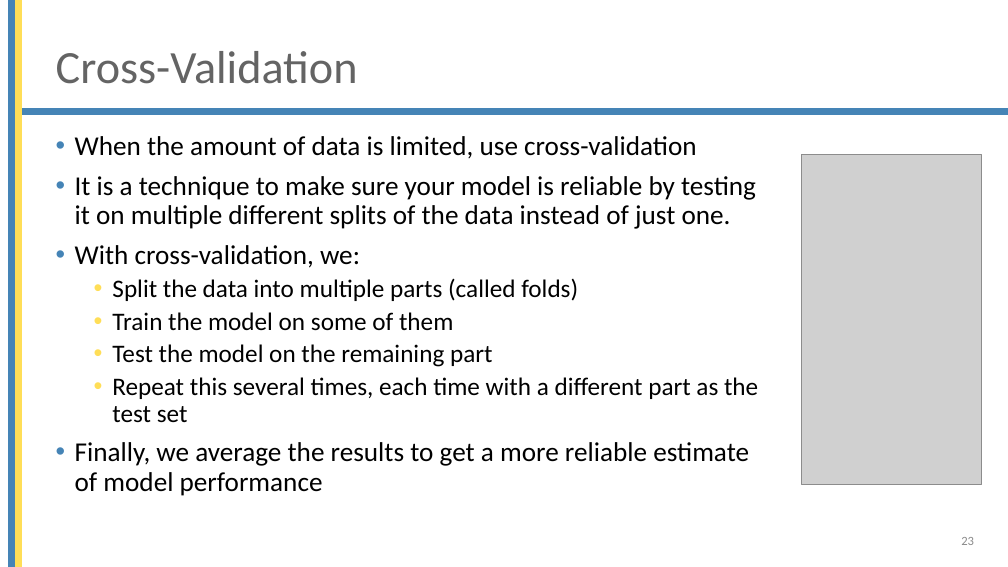
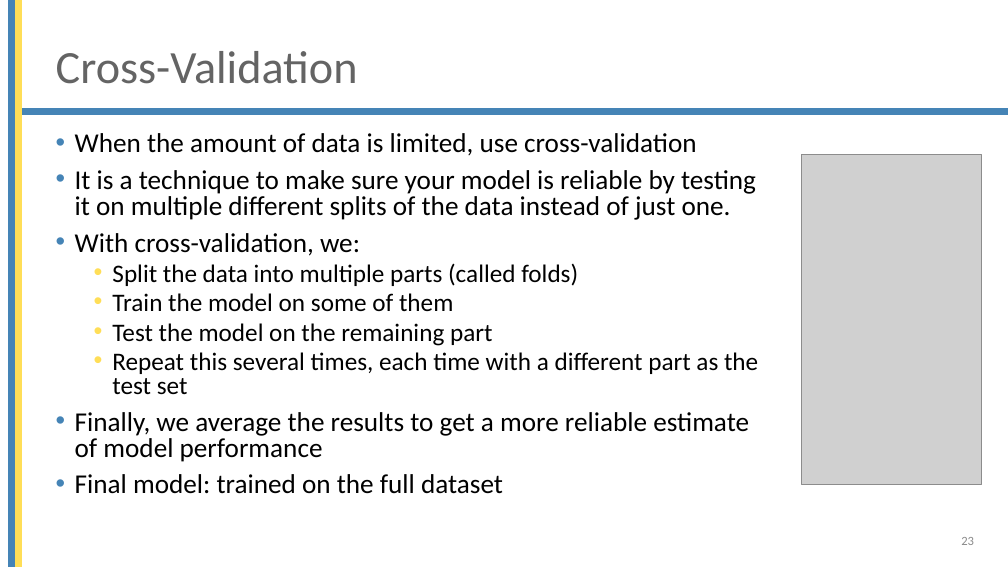
Before and after one commit to mjochen/Cello_AI, a slide deck: slide 23 of ppts/6 - Models.pptx. Drawn at 1008x567 pixels with LibreOffice and Linux fonts; fonts in the diff are those of the drawing; grey boxes stand for pictures; background and template pictures are left out. Boxes give left, top, right and bottom in pixels: in the first picture for what was removed or moved away, otherwise in the second. Text is boxed around its words. In the diff, an @@ line names an element or a change of style, - is before the commit and + after.

```diff
--- a/ppts/6 - Models.pptx
+++ b/ppts/6 - Models.pptx
@@ text at [75, 133, 758, 462]: line spacing 0.9 to 0.8 @@
@@ text at [75, 474, 503, 494]: paragraph added @@
+• Final model: trained on the full dataset
```
Also in this commit, not shown: 1 other slide changed, 1 slide added, 19 other files.
